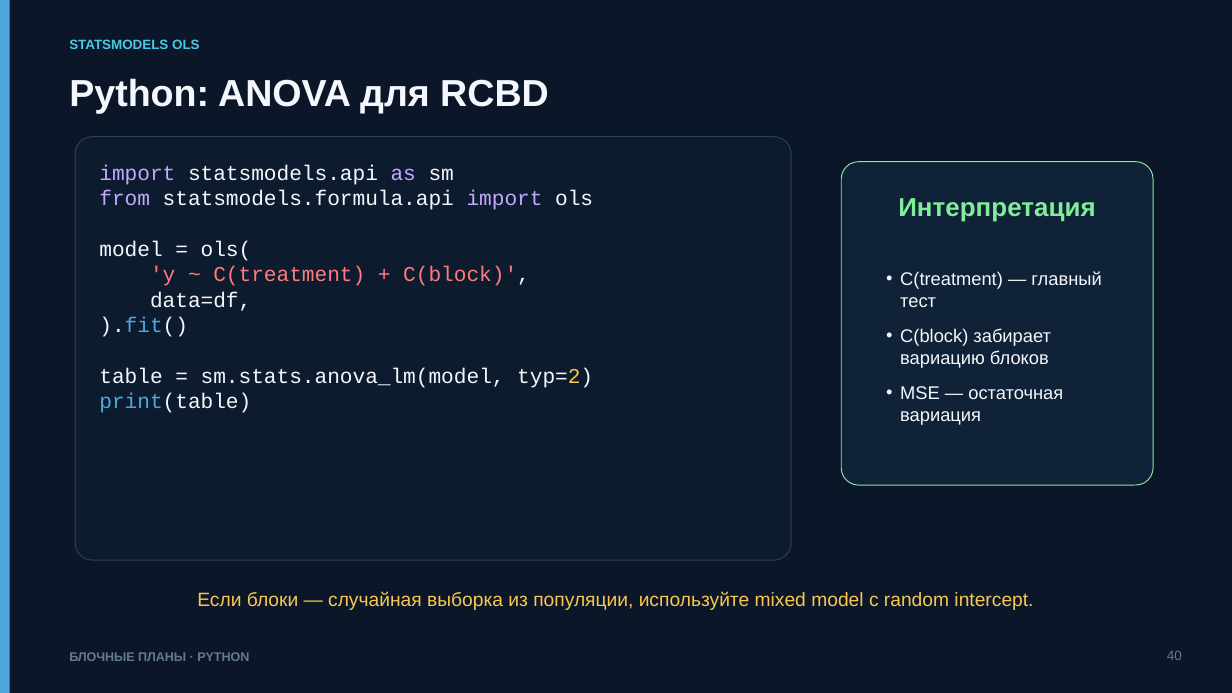
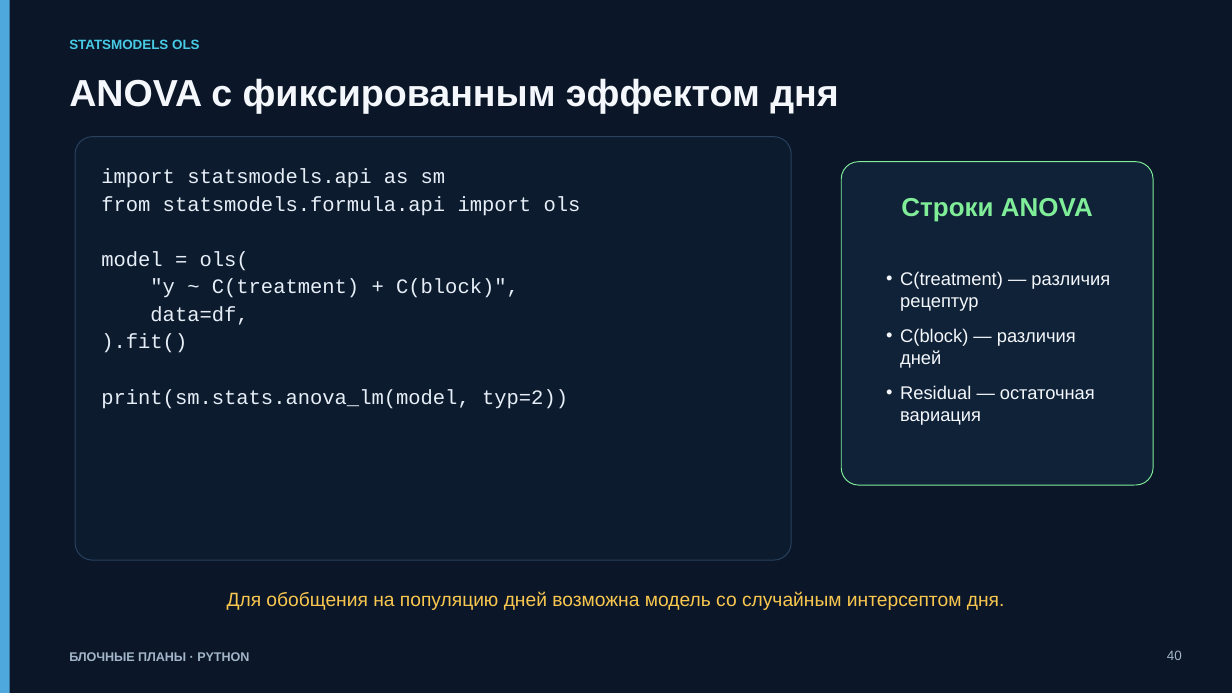
Before and after one commit to ashrpv/computer_science_in_nanoscience, a slide deck: slide 40 of slides/07-random_effects_and_blocks.pptx. Drawn at 1232x693 pixels with LibreOffice and Linux fonts; fonts in the diff are those of the drawing. Boxes give left, top, right and bottom in pixels: in the first picture for what was removed or moved away, otherwise in the second. Text is boxed around its words. In the diff, an @@ line names an element or a change of style, - is before the commit and + after.

```diff
--- a/slides/07-random_effects_and_blocks.pptx
+++ b/slides/07-random_effects_and_blocks.pptx
@@ text at (69, 78, 838, 113): text changed @@
-Python: ANOVA для RCBD
+ANOVA с фиксированным эффектом дня
@@ text in rounded rectangle at (101, 168, 581, 353): size 16.5 to 16 pt in "import statsmodels.api as sm", "from statsmodels.formula.api import ols", "model = ols(", "data=df," and 1 more places; text colour #C4A7FF to #E6EEF7 in "import as", "from import"; text colour #F4F7FB to #E6EEF7 in "statsmodels.api sm", "statsmodels.formula.api ols", "model = ols(", "data=df," and 1 more places; text colour #4EA8DE to #E6EEF7 in ").fit()"; line spacing 1 to 1.12 @@
@@ text at (901, 198, 1093, 222): text changed @@
-Интерпретация
+Строки ANOVA
@@ text in rounded rectangle at (150, 279, 519, 298): text changed; size 16.5 to 16 pt; text colour #FF7B7B to #E6EEF7 @@
-'y ~ C(treatment) + C(block)',
+"y ~ C(treatment) + C(block)",
@@ text at (900, 271, 1110, 425): text changed @@
-• C(treatment) — главный тест
-• C(block) забирает вариацию блоков
-• MSE — остаточная вариация
+• C(treatment) — различия рецептур
+• C(block) — различия дней
+• Residual — остаточная вариация
@@ text in rounded rectangle at (101, 389, 568, 409): text changed; size 16.5 to 16 pt; text colour #F4F7FB to #E6EEF7 @@
-table = sm.stats.anova_lm(model, typ=2)
-print(table)
+print(sm.stats.anova_lm(model, typ=2))
@@ text at (227, 591, 1005, 610): text changed @@
-Если блоки — случайная выборка из популяции, используйте mixed model с random intercept.
+Для обобщения на популяцию дней возможна модель со случайным интерсептом дня.
@@ text "БЛОЧНЫЕ ПЛАНЫ · PYTHON" at (69, 652, 249, 661): text colour #637A92 to #A2B5C9 @@
@@ text "40" at (1167, 650, 1182, 660): text colour #637A92 to #A2B5C9 @@
```
Also in this commit, not shown: 40 other slides changed, 2 slides added, 2 slides removed, 8 other files.
